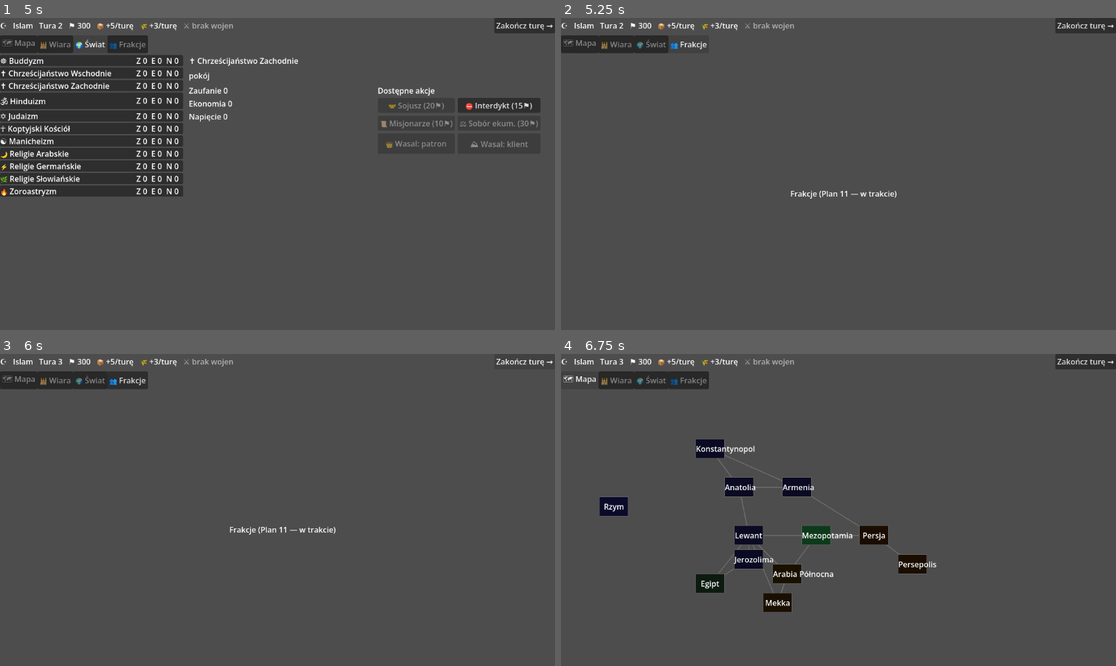
Above: before the commit, frames 1-4 (two rows, left to right).
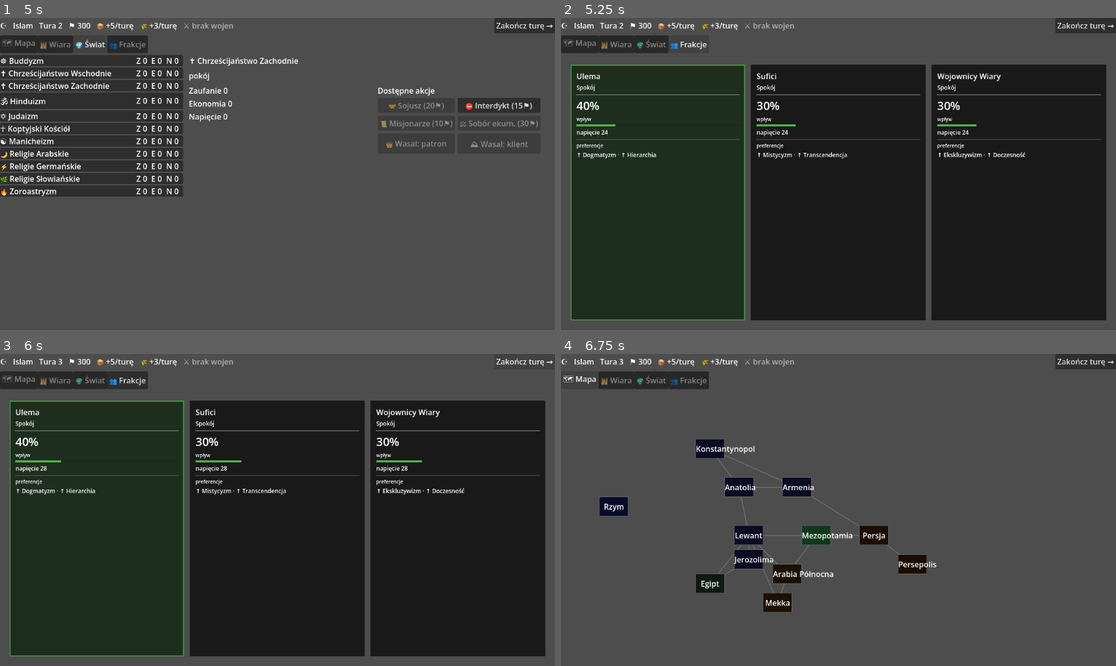
Above: after the commit, the same moments.

Repository: tomi77/church-manager
Game: Godot game, scene res://scenes/Main.tscn
Two runs of this game, one before a commit and one after it. Both use one fixed random seed, a clock stepped at 60 frames per second and the inputs below.
Inputs:
- Up to frame 1 (5 s): click "☪ Islam" at 0.5 s; click "Rozpocznij grę →" at 1.25 s; click "Zakończ turę →" at 2 s; click "🗺 Mapa" at 2.75 s; click "🕌 Wiara" at 3.5 s; click "🌍 Świat" at 4.25 s
- Up to frame 2 (5.25 s): click "👥 Frakcje" at 5 s
- Up to frame 3 (6 s): click "Zakończ turę →" at 5.75 s
- Up to frame 4 (6.75 s): click "🗺 Mapa" at 6.5 s

Frame 1 is identical in both runs. In frame 2, 77% of the frame differs, in the area x 1-99%, y 14-97%; in frame 3, 77%; in frame 4, nothing differs.

Commit message:
feat(ui): podmień PlaceholderTab na FactionsTab w MainShell
Cztery punktowe zmiany w MainShell.gd:
- typ _factions_tab: PlaceholderTab → FactionsTab (linia 10)
- usuniecie set_title("Frakcje (Plan 11 — w trakcie)") z _ready
- _factions_tab.bind_state(s) w bind_state()
- _factions_tab.refresh() w refresh()

MainShell.tscn: ExtResource dla FactionsTab.tscn zamiast
PlaceholderTab dla wezla FactionsTab.

Co-Authored-By: Claude Opus 4.7 <noreply@anthropic.com>

Diff:
--- a/scenes/ui/MainShell.tscn
+++ b/scenes/ui/MainShell.tscn
@@ -3,10 +3,10 @@
 [ext_resource type="Script" path="res://scripts/ui/MainShell.gd" id="1"]
 [ext_resource type="PackedScene" path="res://scenes/ui/Header.tscn" id="2"]
 [ext_resource type="PackedScene" path="res://scenes/ui/TabBar.tscn" id="3"]
-[ext_resource type="PackedScene" path="res://scenes/ui/PlaceholderTab.tscn" id="4"]
 [ext_resource type="PackedScene" path="res://scenes/ui/world/WorldTab.tscn" id="5"]
 [ext_resource type="PackedScene" path="res://scenes/ui/map/MapTab.tscn" id="6"]
 [ext_resource type="PackedScene" path="res://scenes/ui/faith/FaithTab.tscn" id="7"]
+[ext_resource type="PackedScene" path="res://scenes/ui/factions/FactionsTab.tscn" id="8"]
 
 [node name="MainShell" type="Control"]
 script = ExtResource("1")
@@ -39,6 +39,6 @@
 [node name="WorldTab" parent="VBox/ContentArea" instance=ExtResource("5")]
 unique_name_in_owner = true
 
-[node name="FactionsTab" parent="VBox/ContentArea" instance=ExtResource("4")]
+[node name="FactionsTab" parent="VBox/ContentArea" instance=ExtResource("8")]
 unique_name_in_owner = true
 visible = false
--- a/scripts/ui/MainShell.gd
+++ b/scripts/ui/MainShell.gd
@@ -7,12 +7,11 @@
 @onready var _map_tab: MapTab = %MapTab
 @onready var _faith_tab: FaithTab = %FaithTab
 @onready var _world_tab: Control = %WorldTab
-@onready var _factions_tab: PlaceholderTab = %FactionsTab
+@onready var _factions_tab: FactionsTab = %FactionsTab
 
 var state: Node = null
 
 func _ready() -> void:
-	_factions_tab.set_title("Frakcje (Plan 11 — w trakcie)")
 	_tab_bar.tab_changed.connect(_on_tab_changed)
 	_map_tab.navigate_to_diplomacy.connect(_on_navigate_to_diplomacy)
 	_map_tab.state_changed.connect(_on_world_state_changed)
@@ -31,6 +30,7 @@
 	_tab_bar.bind_state(s)
 	_map_tab.bind_state(s)
 	_faith_tab.bind_state(s)
+	_factions_tab.bind_state(s)
 	if _world_tab.has_method("bind_state"):
 		_world_tab.bind_state(s)
 	refresh()
@@ -41,6 +41,7 @@
 	if _map_tab.has_method("refresh"):
 		_map_tab.refresh()
 	_faith_tab.refresh()
+	_factions_tab.refresh()
 	if _world_tab.has_method("refresh"):
 		_world_tab.refresh()
 
--- a/tests/ui/test_main_shell.gd
+++ b/tests/ui/test_main_shell.gd
@@ -34,12 +34,19 @@
 	assert_true(shell.get_node("%FaithTab").visible)
 	assert_false(shell.get_node("%WorldTab").visible)
 
-func test_shell_frakcje_placeholder_has_correct_title():
+func test_shell_instantiates_factions_tab_as_real_component():
 	var state := _make_state()
 	add_child_autofree(state)
 	var shell := await _instance_shell(state)
-	var frakcje: PlaceholderTab = shell.get_node("%FactionsTab")
-	assert_string_contains(frakcje.title, "Plan 11")
+	var factions = shell.get_node("%FactionsTab")
+	assert_true(factions is FactionsTab, "FactionsTab should be a FactionsTab instance, not PlaceholderTab")
+
+func test_shell_binds_state_to_factions_tab():
+	var state := _make_state()
+	add_child_autofree(state)
+	var shell := await _instance_shell(state)
+	var factions: FactionsTab = shell.get_node("%FactionsTab")
+	assert_eq(factions.state, state)
 
 func test_shell_instantiates_faith_tab_as_real_component():
 	var state := _make_state()
